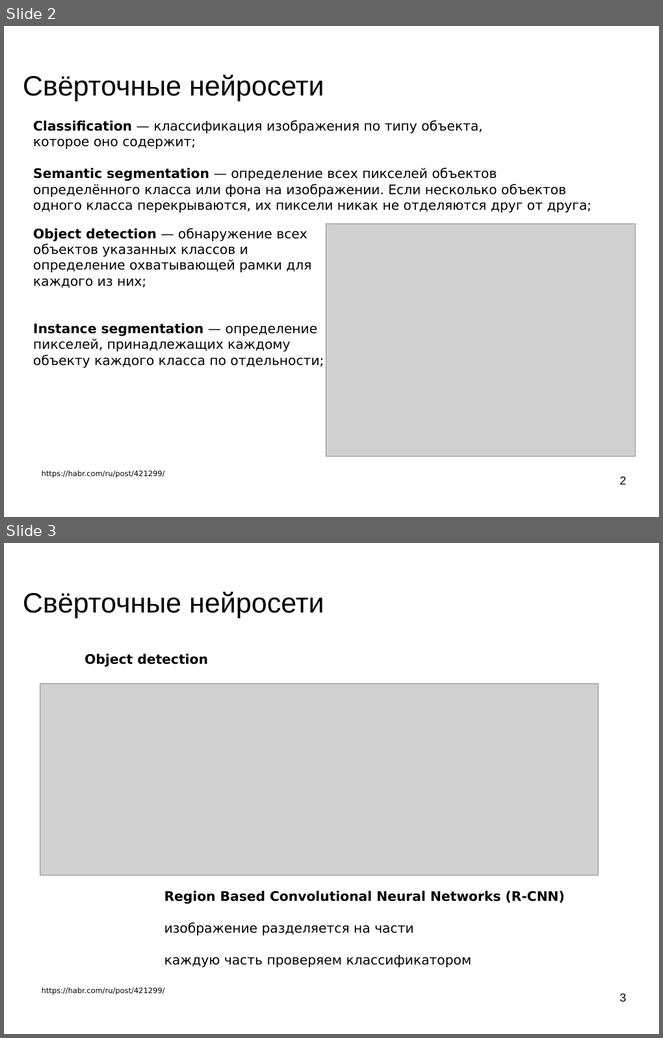
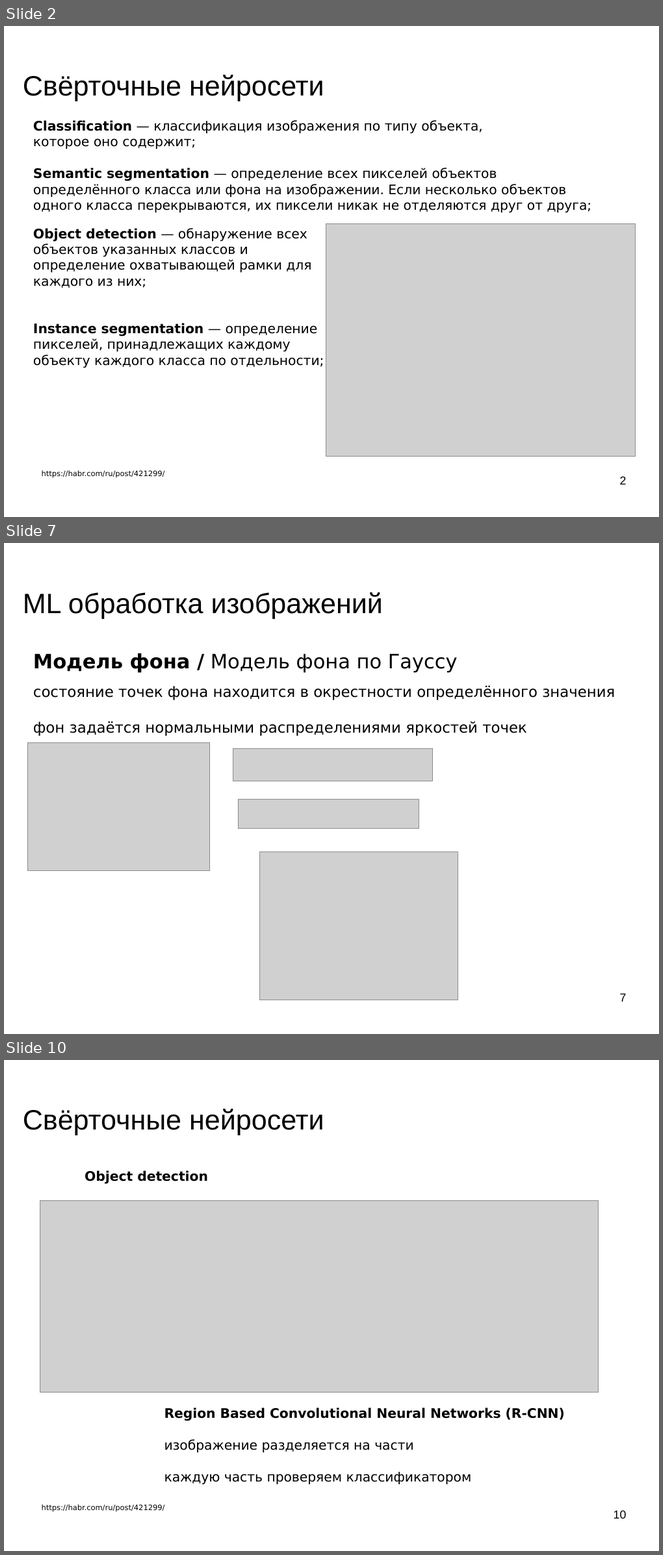
Before and after one commit to mechanoid5/ml_lectorium_legacy, a slide deck: 28-object-loc-img.odp. Shown one above the other, each under a label of ours: slides 2 and 3 before the commit, slides 2, 7 and 10 after it; the slides between them are not shown. The pictures are 663x1038 and 663x1555 pixels, drawn with LibreOffice and Linux fonts; fonts in the diff are those of the drawing; grey boxes stand for pictures; background and template pictures are left out. Boxes give left, top, right and bottom in pixels: in the first picture for what was removed or moved away, otherwise in the second. Text is boxed around its words. In the diff, an @@ line names an element or a change of style, - is before the commit and + after.

```diff
--- a/28-object-loc-img.odp
+++ b/28-object-loc-img.odp
@@ slide 7 added at bbox=[4, 543, 659, 1034], background picture (left out) @@
@@ title added at bbox=[23, 592, 383, 618], 33.9 pt, text #000000 @@
+ML обработка изображений
@@ text added at bbox=[33, 653, 615, 736], 18 pt, text #000000 @@
+Модель фона / Модель фона по Гауссу
+состояние точек фона находится в окрестности определённого значения
+фон задаётся нормальными распределениями яркостей точек
@@ picture added at bbox=[27, 743, 209, 871] @@
@@ picture added at bbox=[233, 748, 432, 781] @@
@@ picture added at bbox=[238, 799, 419, 828] @@
@@ picture added at bbox=[259, 852, 458, 1001] @@
@@ page number added at bbox=[620, 993, 627, 1002], 14 pt, text #000000 @@
+7
@@ what was slide 3 is now slide 10 @@
@@ page number at bbox=[614, 1510, 627, 1519]: text changed @@
-3
+10
```
Also in this commit, not shown: 1 slide changed, 6 other slides added, 9 other files.
